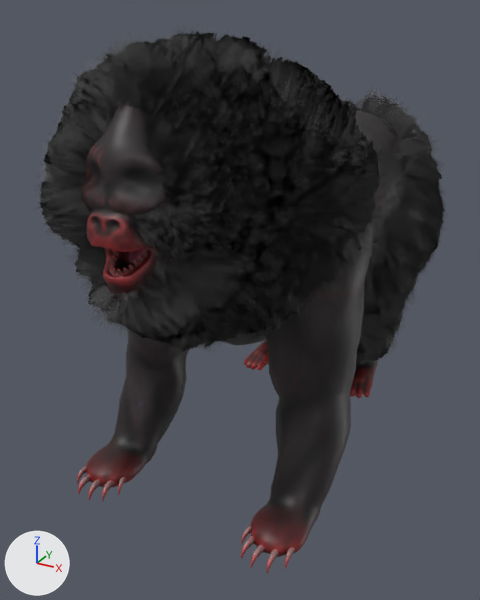
One commit to the FBX model models/polewik/polewik.fbx: the scene before it, then after it.
One viewpoint serves both versions: a 50 mm lens placed at (1.61, -3.15, 2.45), pointed at (-0.07, -0.1, 0.93). Arrows for +X, +Y and +Z are at lower left; the lights stay in place. Where no turn or scale is listed for an object, it has been applied to the vertices. Vertices at the same position are counted once.

Objects in the first picture: 'polewik'.
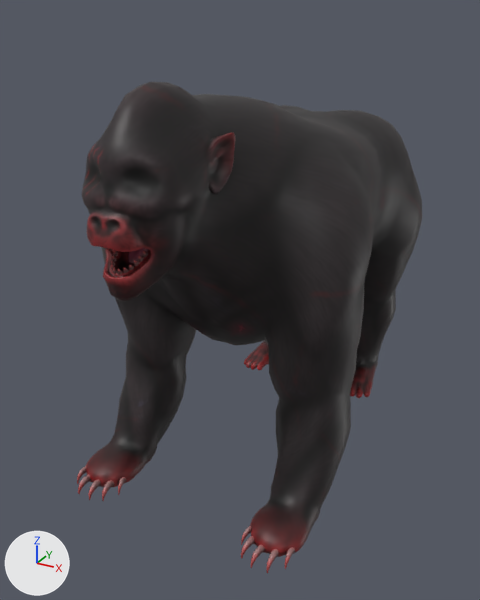
Patch to the scene script:
```diff
--- a/models/polewik/polewik.fbx.py
+++ b/models/polewik/polewik.fbx.py
@@ me_polewik_001 @@
 # used by ob_polewik; location = (0.0, 0.0, 0.0)
-me_polewik_001.from_pydata(...)  # 34621 vertices, 13657 faces; spans x -0.85..0.87, y -1.35..1.52, z -0.01..2.43
+me_polewik_001.from_pydata(...)  # 6211 vertices, 6481 faces; spans x -0.73..0.73, y -1.31..1.34, z -0.01..2.19
+# me_polewik_001 part 1: 7057 loose pieces with 28407 vertices, spanning x -0.85..0.87, y -1.35..1.52, z 0.11..2.43, are deleted
 me_polewik_001.materials.append(mat_polewik_001)
-me_polewik_001.materials.append(mat_fur)
```

What differs and where, as boxes [x1, y1, x2, y2] in the pictures (480 x 600 px):
'polewik', reshaped
    before: [58, 52, 428, 573]
    after: [77, 82, 422, 573]
part 1 of me_polewik_001, deleted (black)
    before: [58, 52, 428, 358]
